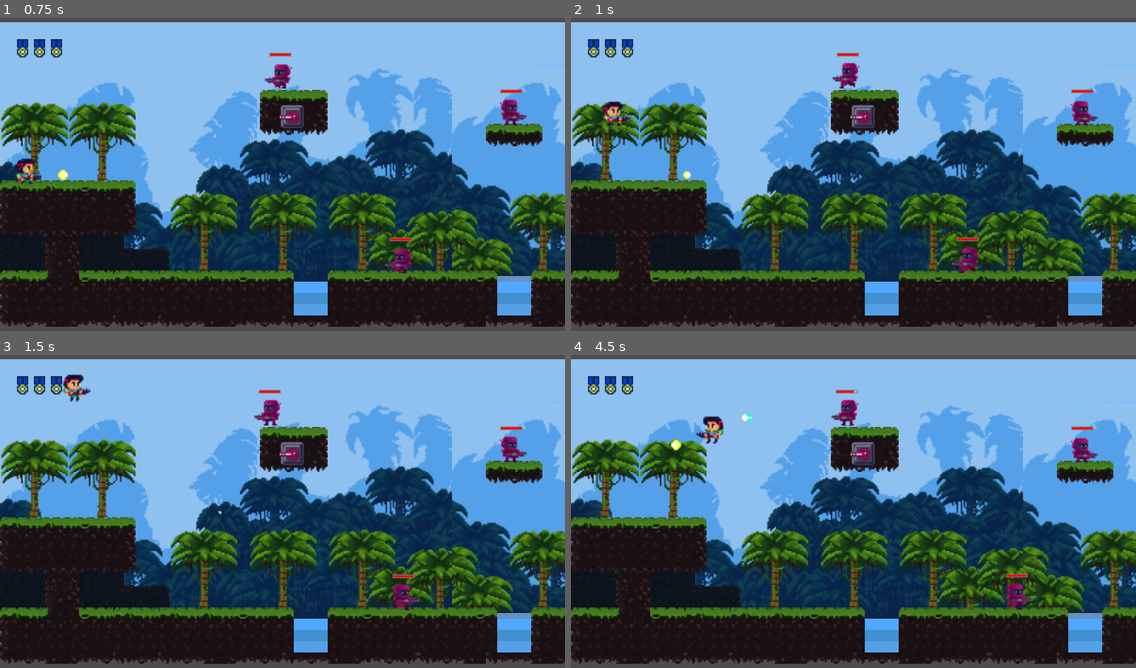
Above: before the commit, frames 1-4 (two rows, left to right).
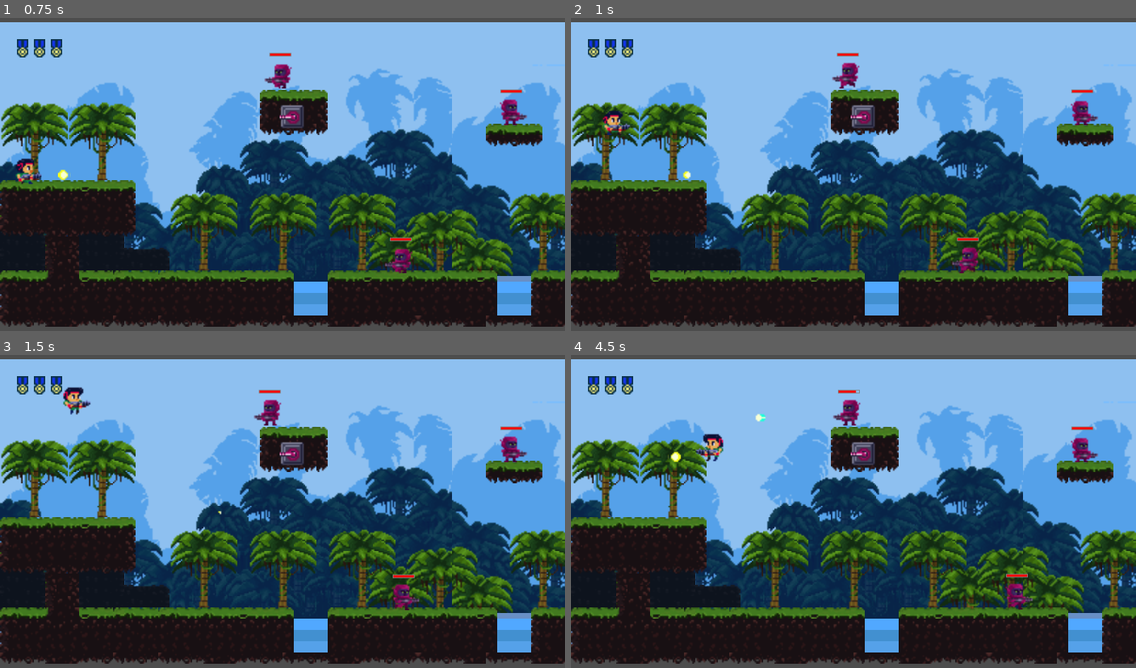
Above: after the commit, the same moments.

Repository: YugeCse/first-blood
Game: Godot game, scene res://scenes/tscns/main_scene.tscn
The game is run twice, just before and just after one commit, with the same random seed, the same clock (stepped at 60 frames per second) and the same inputs.
Inputs:
- Up to frame 1 (0.75 s): hold Right (ui_right) from 0.53 s (still down); tap K (ui_shoot) at 0.6 s
- Up to frame 2 (1 s): keep holding Right (ui_right); tap J (ui_jump) at 0.77, 0.8 s
- Up to frame 3 (1.5 s): keep holding Right (ui_right); tap J (ui_jump) at 1.07, 1.35 s
- Up to frame 4 (4.5 s): tap J (ui_jump) at 1.52, 1.82, 2.3, 3.02, 3.32, 3.6, 3.77, 4.07 s; tap K (ui_shoot) at 1.55, 2.1, 2.85, 4.35 s; release Right (ui_right) at 2.03 s; hold Left (ui_left) 2.03-2.78 s; hold Right (ui_right) 2.78-4.28 s; hold Left (ui_left) from 4.28 s (still down)

Frame 1 is identical in both runs. In frame 2, 0.4% of the frame differs, in the area x 5-11%, y 26-38%; in frame 3, 0.4%; in frame 4, 0.9%, in the area x 17-52%, y 11-35%.

Commit message:
#更新一些细节声明

Diff:
--- a/sprites/scripts/enemy.gd
+++ b/sprites/scripts/enemy.gd
@@ -20,6 +20,10 @@
 ## 巡逻速度
 @export_range(10, 1000)
 var patrol_speed: float = 10.0
+
+## 重力加速度
+@export_range(1.0, 1000)
+var gravity_speed: float = 9.8
 
 ## 巡逻路径
 @export
@@ -66,7 +70,7 @@
 	if action == EnemyState.Action.idle:
 		if (sprite.animation as StringName)\
 			.get_basename() != 'idle':
-			sprite.play('idle')
+			sprite.play(&'idle')
 		if not spy_player:
 			action = EnemyState.Action.patrol
 	if action == EnemyState.Action.patrol: #巡逻
@@ -78,13 +82,13 @@
 func patrol(delta: float):
 	if not patrol_path or\
 		not patrol_path_follow:
-		sprite.play('idle')
+		sprite.play(&'idle')
 		sprite.flip_h = true if direction.x < 0 else false
 		return #没有设置巡逻路径，直接返回
-	sprite.play('run') #执行动画
+	sprite.play(&'run') #执行动画
 	if is_on_floor(): #如果是在地板上，就不受重力作用
 		velocity.y = 0.0
-	else: velocity.y += 980.0 * delta
+	else: velocity.y += gravity_speed
 	var patrol_progress = patrol_path_follow.progress_ratio
 	#print(name, '执行巡逻中...', patrol_progress)
 	patrol_path_follow.progress += patrol_speed * delta
@@ -143,7 +147,7 @@
 func _get_collision_rect()->Rect2:
 	var shape = \
 		collision_shape.shape as RectangleShape2D
-	return Rect2(global_position, shape.size)
+	return Rect2(Vector2.ZERO, shape.size)
 
 ## 检测坐标越界处理
 func _detect_position_clamp():
@@ -154,6 +158,8 @@
 	if global_position.x < min_x or\
 		global_position.x > max_x or\
 		global_position.y > max_y:
+		collision_shape.disabled = true
+		action = EnemyState.Action.dead
 		queue_free() #丛节点中删除这个敌人
 
 ## 绘制血条图形
--- a/sprites/scripts/player.gd
+++ b/sprites/scripts/player.gd
@@ -5,15 +5,35 @@
 @export
 var action: PlayerState.Action = PlayerState.Action.idle
 
+## 血量
+@export_range(100, 10000)
+var blood: float = 100.0
+
+## 最大血量
+@export_range(100, 10000)
+var blood_max: float = 100.0
+
 ## 玩家移动速度
 @export_range(30, 300)
 var speed: float = 46.0
+
+## 重力加速度
+@export_range(1.0, 1000)
+var gravity_speed: float = 9.8
 
 ## 玩家是否在跳跃中
 var is_jumping: bool = false
 
 ## 玩家跳跃计数器
 var jump_counter: int = 0
+
+## 第一跳跃高度
+@export_range(10, 1000)
+var jump_height: float = 220.0
+
+## 第二跳跃高度
+@export_range(10, 1000)
+var jump_secondary_height: float = 200.0
 
 ## 玩家射击角度
 var shoot_degress: float = 0.0
@@ -48,10 +68,9 @@
 func _handle_control_move(delta: float):
 	#region 控制重力逻辑
 	# 把 velocity 当作像素/秒来管理：水平速度不乘 delta，重力乘 delta
-	var gravity: float = 9.8
 	if not is_on_floor():
 		#有重力加速度
-		velocity.y += gravity
+		velocity.y += gravity_speed
 	else:
 		# 当在地面上时，把垂直速度清零，避免累积
 		velocity.y = 0.0
@@ -75,18 +94,22 @@
 		if is_on_floor(): #如果在地面上，可以执行跳跃
 			if jump_counter == 0:
 				jump_counter = 1 #标记已经跳过一次了
-			velocity.y = -250.0
+			velocity.y = -jump_height
 			is_jumping = true #标记正在跳跃
 		else: #此时在天空中，判断是否能够二次跳跃
 			if not(jump_counter == 1 and is_jumping):
 				return #已经完成第二次跳跃，直接返回
-			velocity.y = -200.0
+			velocity.y = -jump_secondary_height
 			jump_counter = -1 #标记此时不能再跳了
 	#region 处理子弹发射的相关逻辑
 	var is_shoot: bool = false
 	if Input.is_action_just_pressed(&'ui_shoot'):
 		is_shoot = true
 		shoot() #发射子弹
+	#玩家面向的角度
+	var facing_degress = \
+		wrapf(rad_to_deg(move_dir.angle()), 0, 360)
+	print('玩家朝向角度：', facing_degress)
 	if is_jumping: #如果正在跳跃
 		sprite.play(&'jump') #播放跳的动画
 	elif not is_shoot: #如果没有射击
@@ -101,10 +124,6 @@
 	velocity.x = move_dir.x * speed
 	sprite.flip_h = false if facing == 1 else true
 	move_and_slide() #开始进入玩家移动
-	# 如果需要调试碰撞，可以检查上一次滑动碰撞
-	var collider = get_last_slide_collision()
-	if collider: #发生了碰撞
-		pass # print('玩家与其他实体发生了碰撞💥')
 	#endregion
 
 ## 设置坐标限制，超出范围就还原到特定位置
@@ -136,3 +155,9 @@
 	bullet.direction = dir
 	bullet.global_position = global_position + offset
 	get_tree().current_scene.add_child_to_camera(bullet)
+
+## 获取碰撞区域的矩形大小
+func _get_collision_shape_rect() -> Rect2:
+	var collider_shape = \
+		collision_shape.shape as RectangleShape2D
+	return Rect2(Vector2.ZERO, collider_shape.size)
--- a/sprites/tscns/enemy.tscn
+++ b/sprites/tscns/enemy.tscn
@@ -201,6 +201,7 @@
 collision_layer = 8
 collision_mask = 19
 script = ExtResource("1_u2tar")
+gravity_speed = null
 shoot_timer = NodePath("ShootTimer")
 sprite = NodePath("AnimatedSprite")
 collision_shape = NodePath("CollisionShape")
@@ -212,7 +213,7 @@
 sprite_frames = SubResource("SpriteFrames_vnllh")
 animation = &"idle"
 autoplay = "idle"
-frame_progress = 0.7642152
+frame_progress = 0.9050851
 flip_h = true
 
 [node name="DetectorArea2D" type="Area2D" parent="."]
